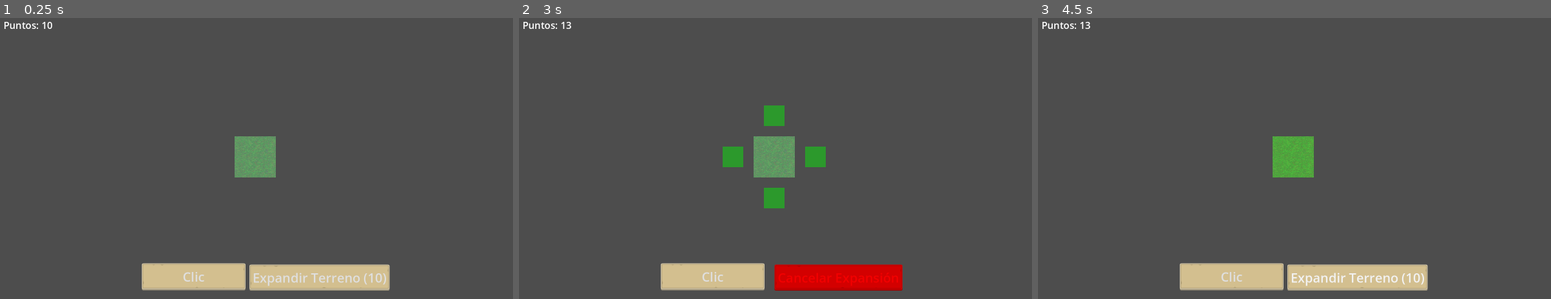
Above: before the commit, frames 1-3 (left to right).
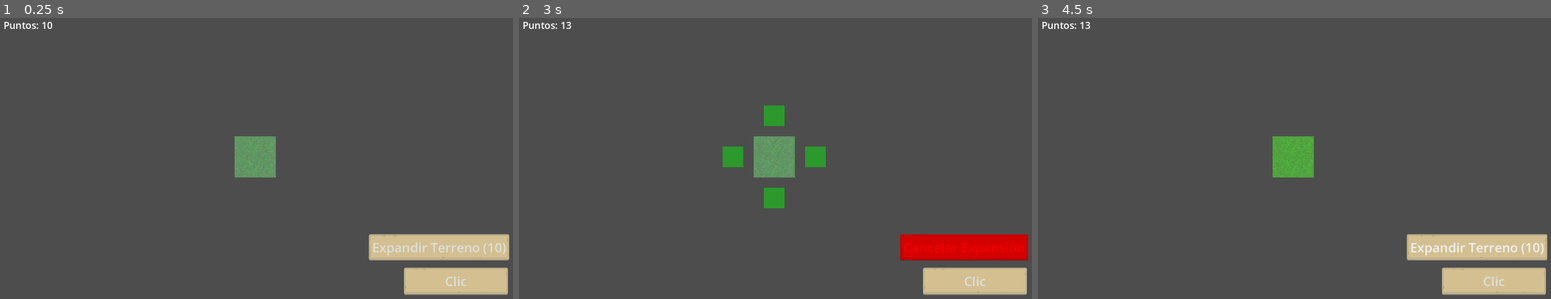
Above: after the commit, the same moments.

Repository: Catrin101/Clicker_builder
Game: Godot game, scene res://escenas/main.tscn
Two runs of this game, one before a commit and one after it. Both use one fixed random seed, a clock stepped at 60 frames per second and the inputs below.
Inputs (mouse positions are in pixels of both pictures, inside the frame that each line leads up to):
- Up to frame 1 (0.25 s): no input
- Up to frame 2 (3 s): click "Clic" at 0.5 s; click "Clic" at 1.25 s; click "Clic" at 2 s; click "Expandir Terreno (10)" at 2.75 s
- Up to frame 3 (4.5 s): click "Cancelar Expansión" at 3.5 s; move the mouse to (1294, 155) at 4.27 s; click (1294, 155) at 4.42 s

The runs differ from the first frame. In frame 1, 9.1% of the frame differs, in the area x 27-100%, y 76-99%; in frame 2, 8.7%; in frame 3, 9.1%.

Commit message:
se elimino icono de godot
se elimino el archivo del icono de godot

Diff:
--- a/escenas/main.tscn
+++ b/escenas/main.tscn
@@ -20,16 +20,16 @@
 text = "Puntos:"
 
 [node name="ClickButton" type="Button" parent="UI"]
-anchors_preset = 7
-anchor_left = 0.5
+anchors_preset = 3
+anchor_left = 1.0
 anchor_top = 1.0
-anchor_right = 0.5
+anchor_right = 1.0
 anchor_bottom = 1.0
-offset_left = -352.0
-offset_top = -119.0
-offset_right = -30.0
-offset_bottom = -35.0
-grow_horizontal = 2
+offset_left = -338.0
+offset_top = -105.0
+offset_right = -16.0
+offset_bottom = -21.0
+grow_horizontal = 0
 grow_vertical = 0
 size_flags_horizontal = 4
 size_flags_vertical = 4
@@ -37,17 +37,17 @@
 text = "Clic"
 
 [node name="ExpandLandButton" type="Button" parent="UI"]
-anchors_preset = 7
-anchor_left = 0.5
-anchor_top = 1.0
-anchor_right = 0.5
-anchor_bottom = 1.0
-offset_left = 14.0
-offset_top = -115.0
-offset_right = 385.0
-offset_bottom = -34.0
-grow_horizontal = 2
-grow_vertical = 0
+anchors_preset = -1
+anchor_left = 1.0
+anchor_top = 0.813
+anchor_right = 1.0
+anchor_bottom = 0.813
+offset_left = -383.0
+offset_top = -40.7
+offset_right = -12.0
+offset_bottom = 40.3
+grow_horizontal = 0
+grow_vertical = 2
 text = "Expandir Terreno"
 
 [node name="Camera2D" type="Camera2D" parent="."]
--- a/icon.svg
+++ /dev/null
@@ -1 +0,0 @@
-<svg xmlns="http://www.w3.org/2000/svg" width="128" height="128"><rect width="124" height="124" x="2" y="2" fill="#363d52" stroke="#212532" stroke-width="4" rx="14"/><g fill="#fff" transform="translate(12.322 12.322)scale(.101)"><path d="M105 673v33q407 354 814 0v-33z"/><path fill="#478cbf" d="m105 673 152 14q12 1 15 14l4 67 132 10 8-61q2-11 15-15h162q13 4 15 15l8 61 132-10 4-67q3-13 15-14l152-14V427q30-39 56-81-35-59-83-108-43 20-82 47-40-37-88-64 7-51 8-102-59-28-123-42-26 43-46 89-49-7-98 0-20-46-46-89-64 14-123 42 1 51 8 102-48 27-88 64-39-27-82-47-48 49-83 108 26 42 56 81zm0 33v39c0 276 813 276 814 0v-39l-134 12-5 69q-2 10-14 13l-162 11q-12 0-16-11l-10-65H446l-10 65q-4 11-16 11l-162-11q-12-3-14-13l-5-69z"/><path d="M483 600c0 34 58 34 58 0v-86c0-34-58-34-58 0z"/><circle cx="725" cy="526" r="90"/><circle cx="299" cy="526" r="90"/></g><g fill="#414042" transform="translate(12.322 12.322)scale(.101)"><circle cx="307" cy="532" r="60"/><circle cx="717" cy="532" r="60"/></g></svg>
--- a/project.godot
+++ b/project.godot
@@ -13,7 +13,6 @@
 config/name="Clicker"
 run/main_scene="uid://vsmgd0bgc1uv"
 config/features=PackedStringArray("4.4", "Forward Plus")
-config/icon="res://icon.svg"
 
 [autoload]
 
Not shown, removed: icon.svg.import
